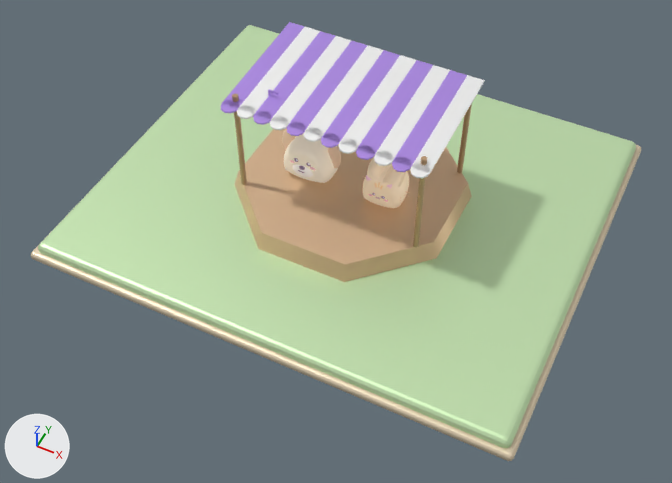
Before and after pictures for a commit that changed the glTF model game/art/models/buildings/bandstand/building_bandstand_L04.glb.
Camera for both pictures: a 50 mm camera at (15.4, -32.7, 36.2) aimed at (0.8, -3.6, -0.2). Lighting does not change. The marker at lower left points along +X, +Y and +Z. The first picture is the older version. Where no turn or scale is listed for an object, it has been applied to the vertices.
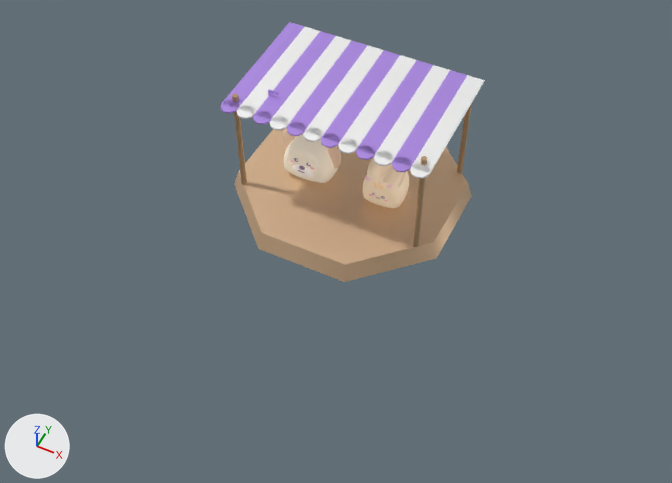
Boxes [x1, y1, x2, y2] around the edits, measured in the pictures (672 x 483 px):
'Mesh_24', deleted (green): before [38, 25, 636, 448]
'Mesh_25', deleted: before [31, 45, 641, 461]

The change, as a list of edits to the scene's bpy script:
```text
Remove ob_mesh_24:
    ob_mesh_24 = bpy.data.objects.new('Mesh_24', me_mesh_24)
    ob_mesh_24.location = (0.0, 0.0, 0.0)
Remove ob_mesh_25:
    ob_mesh_25 = bpy.data.objects.new('Mesh_25', me_mesh_25)
    ob_mesh_25.location = (0.0, 0.0, 0.0)
```
